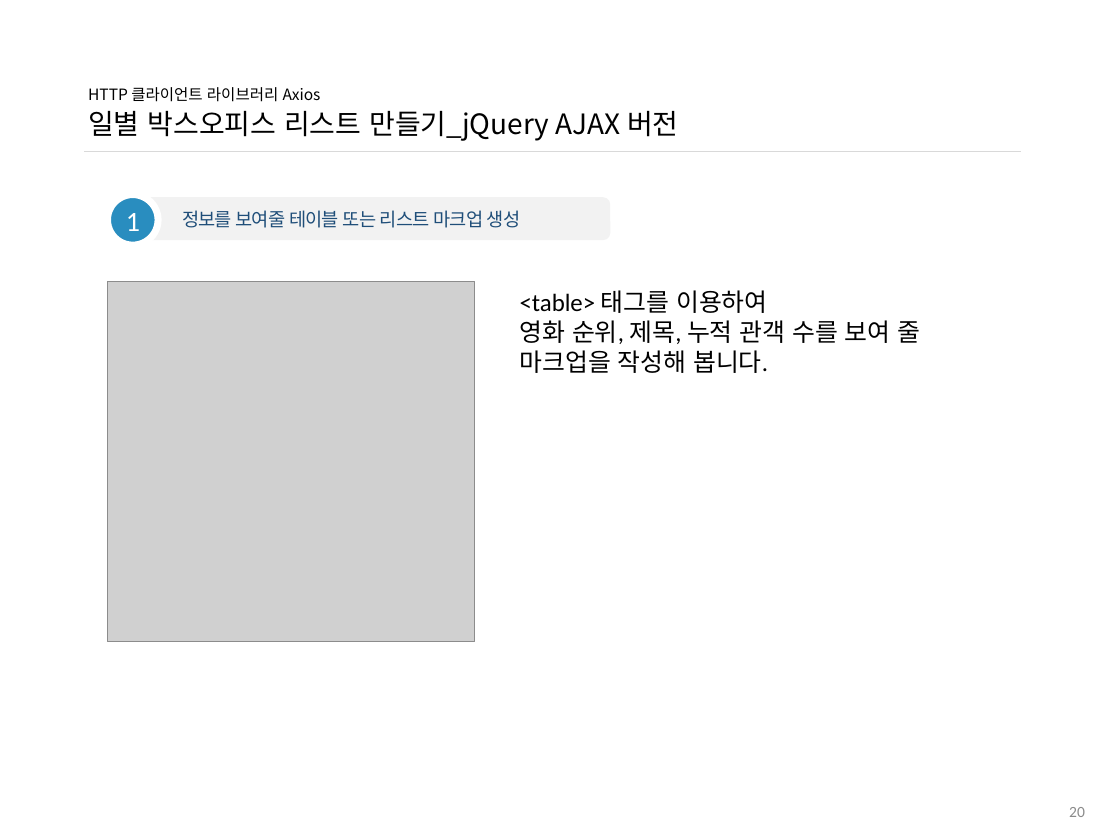
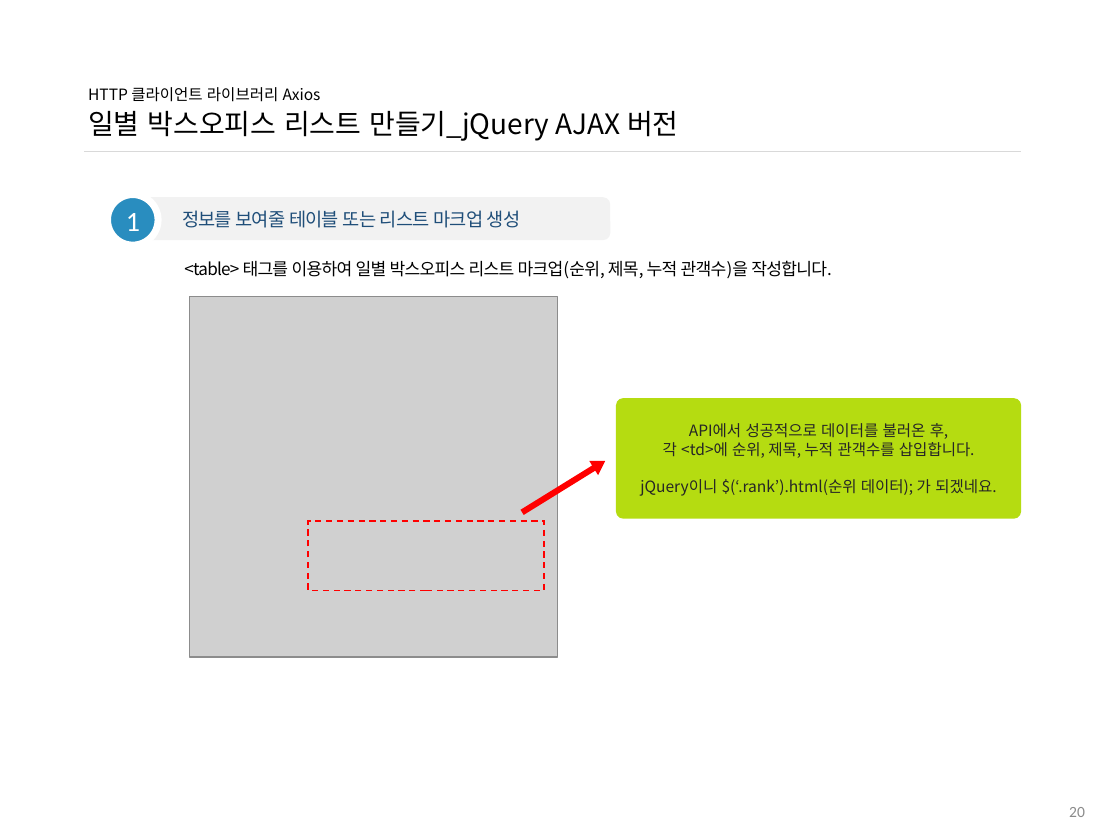
Before and after one commit to ddowon/vueStudy, a slide deck: slide 21 of 01.참고자료/191104_HTTP 클라이언트 라이브러리 Axios.pptx. Drawn at 1120x840 pixels with LibreOffice and Linux fonts; fonts in the diff are those of the drawing; grey boxes stand for pictures; background and template pictures are left out. Boxes give left, top, right and bottom in pixels: in the first picture for what was removed or moved away, otherwise in the second. Text is boxed around its words. In the diff, an @@ line names an element or a change of style, - is before the commit and + after.

Commit message:
[과제피드백] 도원님 Axios 스터디 자료 업데이트

```diff
--- a/01.참고자료/191104_HTTP 클라이언트 라이브러리 Axios.pptx
+++ b/01.참고자료/191104_HTTP 클라이언트 라이브러리 Axios.pptx
@@ text at (184, 260, 832, 279): text changed; size 16 to 11 pt; font Calibri to Noto Sans CJK KR @@
-<table> 태그를 이용하여
-영화 순위, 제목, 누적 관객 수를 보여 줄 마크업을 작성해 봅니다.
+<table> 태그를 이용하여 일별 박스오피스 리스트 마크업(순위, 제목, 누적 관객수)을 작성합니다.
@@ picture: place and size @@
-picture at (108, 281, 475, 642)
+picture at (189, 297, 557, 657)
@@ rounded rectangle added at (616, 399, 1021, 520), fill #B5DC11, 10 pt, text #262626 @@
+API에서 성공적으로 데이터를 불러온 후,
+각 <td>에 순위, 제목, 누적 관객수를 삽입합니다.
+jQuery이니 $(‘.rank’).html(순위 데이터); 가 되겠네요.
@@ down arrow added at (518, 454, 610, 519), fill #FF0000 @@
@@ rectangle added at (308, 521, 544, 590), outline #FF0000 1 pt dashed @@
```
Also in this commit, not shown: 8 other slides changed.
